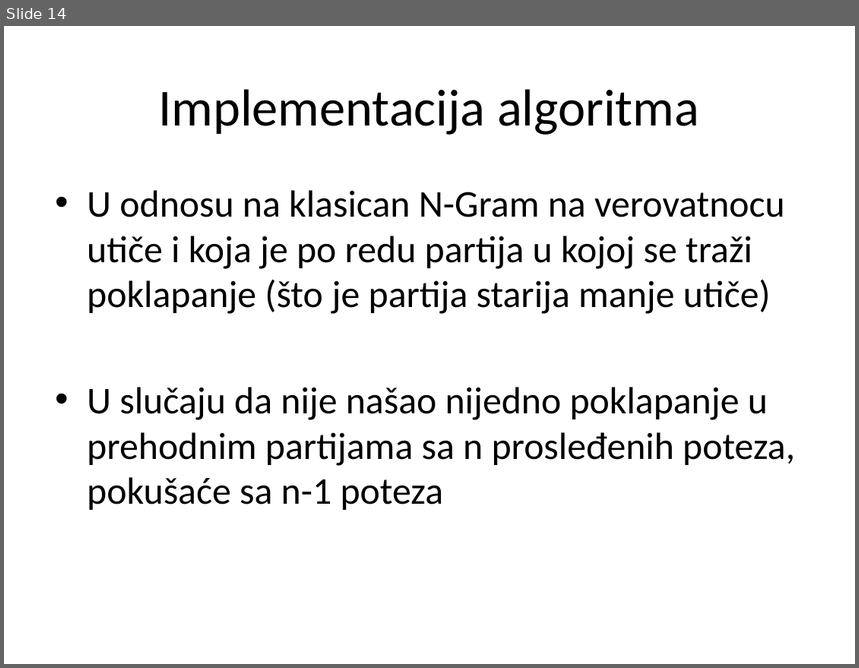
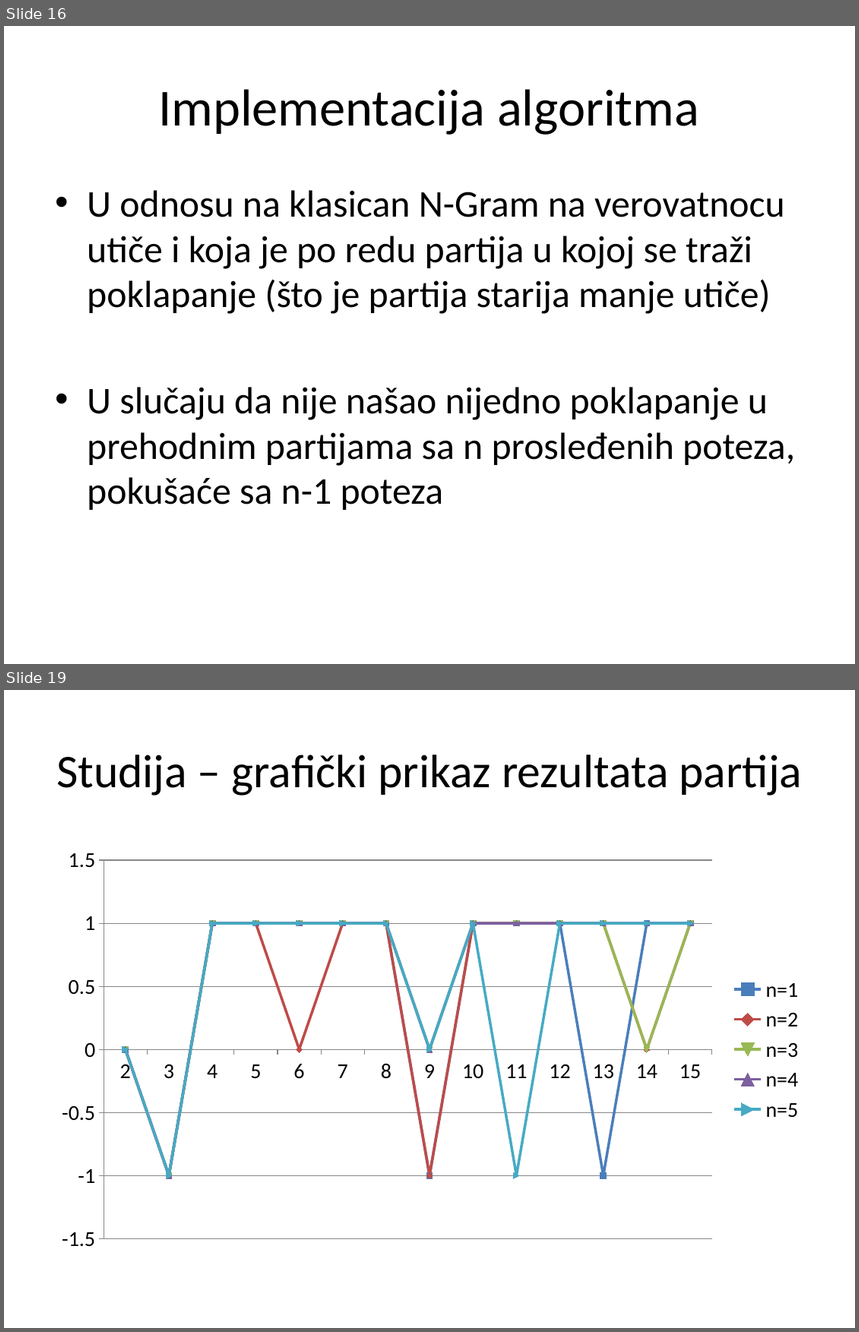
Before and after one commit to AndrejMiletic/SC2015-2016, a slide deck: AI in games.pptx. Shown one above the other, each under a label of ours: slide 14 before the commit, slides 16 and 19 after it; the slides between them are not shown. The pictures are 859x668 and 859x1332 pixels, drawn with LibreOffice and Linux fonts; fonts in the diff are those of the drawing. Boxes give left, top, right and bottom in pixels: in the first picture for what was removed or moved away, otherwise in the second. Text is boxed around its words. In the diff, an @@ line names an element or a change of style, - is before the commit and + after.

```diff
--- a/AI in games.pptx
+++ b/AI in games.pptx
@@ slide 19 added at bbox=[4, 690, 855, 1328], background #FFFFFF @@
@@ title added at bbox=[56, 755, 802, 796], 39.6 pt, text #000000 @@
+Studija – grafički prikaz rezultata partija
@@ line chart added at bbox=[47, 839, 813, 1260] @@
+categories: 2, 3, 4, 5, 6, 7, 8, 9, 10, 11, 12, 13, 14, 15
+n=1: 0, -1, 1, 1, 1, 1, 1, -1, 1, 1, 1, -1, 1, 1
+n=2: 0, -1, 1, 1, 0, 1, 1, -1, 1, 1, 1, 1, 0, 1
+n=3: 0, -1, 1, 1, 1, 1, 1, 0, 1, 1, 1, 1, 0, 1
+n=4: 0, -1, 1, 1, 1, 1, 1, 0, 1, 1, 1, 1, 1, 1
+n=5: 0, -1, 1, 1, 1, 1, 1, 0, 1, -1, 1, 1, 1, 1
@@ what was slide 14 is now slide 16 @@
```
Also in this commit, not shown: 3 slides changed, 3 other slides added, 1 other file.
